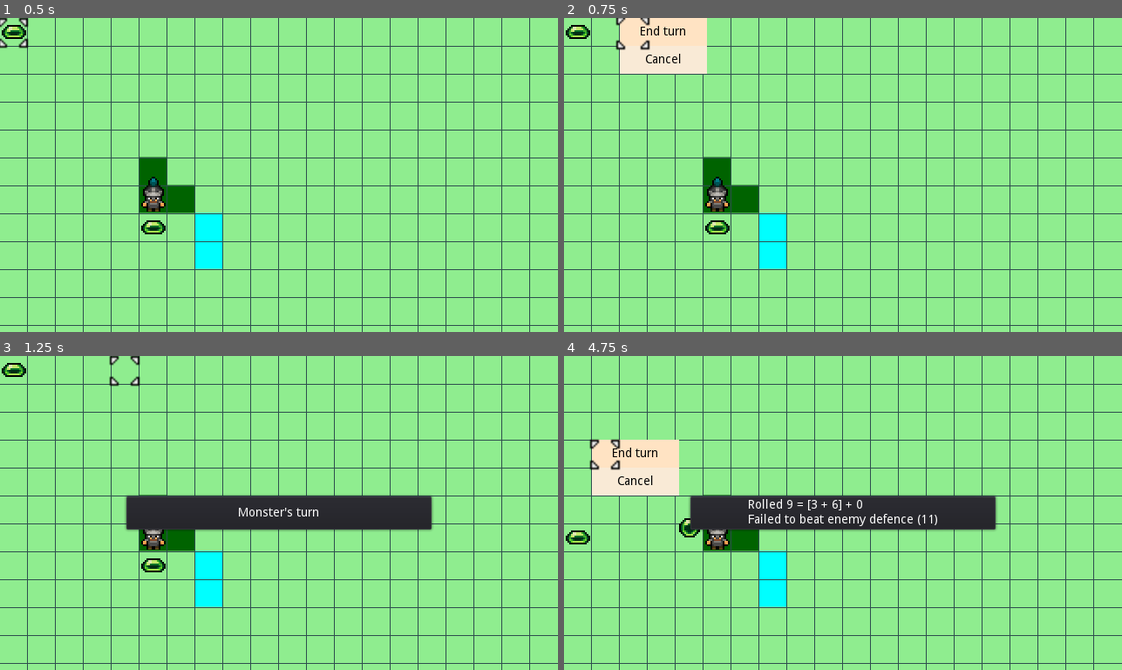
Above: before the commit, frames 1-4 (two rows, left to right).
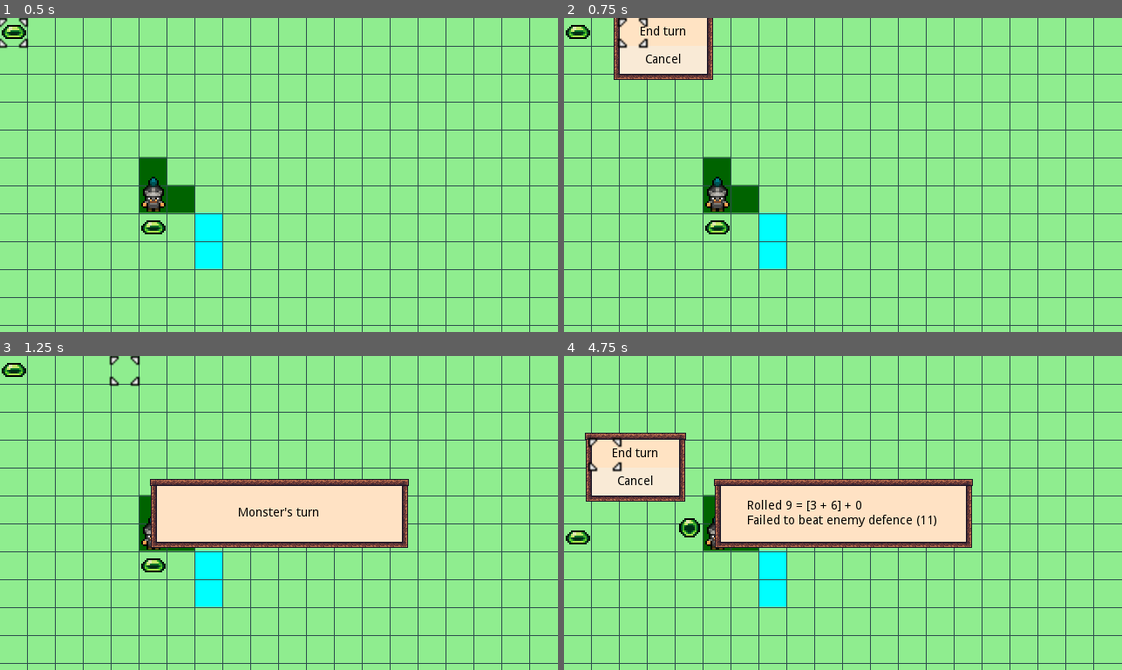
Above: after the commit, the same moments.

Repository: DaveRendell/gridcursor
Game: Godot game, scene res://src/battle/Battle.tscn
Same seed, same stepped clock (60 frames per second), same inputs: the game is played once before the commit and once after it.
Inputs (mouse positions are in pixels of both pictures, inside the frame that each line leads up to):
- Up to frame 1 (0.5 s): no input
- Up to frame 2 (0.75 s): tap Enter (ui_accept) at 0.5 s; move the mouse to (965, 159) at 0.52 s; hold Right (ui_right) from 0.53 s (still down); click (965, 159) at 0.67 s
- Up to frame 3 (1.25 s): keep holding Right (ui_right); tap Enter (ui_accept) at 0.77 s
- Up to frame 4 (4.75 s): move the mouse to (731, 528) at 1.27 s; release Right (ui_right) at 1.28 s; hold Down (ui_down) 1.28-2.03 s; tap Enter (ui_accept) at 1.52, 3.02, 3.77, 4.52 s; move the mouse to (898, 443) at 2.02 s; hold Right (ui_right) 2.03-2.78 s; move the mouse to (815, 575) at 2.77 s; hold Up (ui_up) 2.78-3.53 s; click (815, 575) at 2.92 s; move the mouse to (1010, 560) at 3.52 s; hold Left (ui_left) from 3.53 s (still down); move the mouse to (675, 465) at 4.27 s

Frame 1 is identical in both runs. In frame 2, 0.9% of the frame differs, in the area x 8-27%, y 0-20%; in frame 3, 11%; in frame 4, 12%, in the area x 3-78%, y 24-62%.

Commit message:
Add borders to menus and popups

Diff:
--- /dev/null
+++ b/src/Panel.tscn
@@ -0,0 +1,19 @@
+[gd_scene load_steps=3 format=2]
+
+[ext_resource path="res://img/ui/GUI_1x.png" type="Texture" id=1]
+
+[sub_resource type="AtlasTexture" id=1]
+atlas = ExtResource( 1 )
+region = Rect2( 0, 56, 32, 32 )
+
+[node name="Panel" type="NinePatchRect"]
+margin_right = 208.0
+margin_bottom = 79.0
+texture = SubResource( 1 )
+draw_center = false
+patch_margin_left = 8
+patch_margin_top = 8
+patch_margin_right = 8
+patch_margin_bottom = 8
+axis_stretch_horizontal = 1
+axis_stretch_vertical = 1
--- a/src/PopupDialog.tscn
+++ b/src/PopupDialog.tscn
@@ -1,18 +1,32 @@
-[gd_scene format=2]
+[gd_scene load_steps=2 format=2]
 
-[node name="PopupDialog" type="PopupPanel"]
-margin_right = 352.0
-margin_bottom = 40.0
+[ext_resource path="res://src/Panel.tscn" type="PackedScene" id=1]
 
-[node name="CenterContainer" type="CenterContainer" parent="."]
-margin_left = 4.0
-margin_top = 4.0
-margin_right = 348.0
-margin_bottom = 36.0
+[node name="PopupDialog" type="Popup"]
+margin_right = 295.0
+margin_bottom = 78.0
 
-[node name="Label" type="Label" parent="CenterContainer"]
-margin_left = 159.0
-margin_top = 9.0
-margin_right = 184.0
-margin_bottom = 23.0
+[node name="ColorRect" type="ColorRect" parent="."]
+margin_left = 6.0
+margin_top = 6.0
+margin_right = 292.0
+margin_bottom = 74.0
+color = Color( 1, 0.89, 0.77, 1 )
+
+[node name="Panel" parent="." instance=ExtResource( 1 )]
+margin_right = 297.0
+margin_bottom = 80.0
+
+[node name="CenterContainer" type="CenterContainer" parent="Panel"]
+margin_left = 7.0
+margin_top = 7.0
+margin_right = 288.0
+margin_bottom = 72.0
+
+[node name="Label" type="Label" parent="Panel/CenterContainer"]
+margin_left = 128.0
+margin_top = 25.0
+margin_right = 153.0
+margin_bottom = 39.0
+custom_colors/font_color = Color( 0, 0, 0, 1 )
 text = "text"
--- a/src/map/Map.gd
+++ b/src/map/Map.gd
@@ -129,7 +129,7 @@
 
 func display_toast(text: String, delay: float = 1.0) -> Popup:
 	var toast = new_toast.instance()
-	toast.get_node("CenterContainer/Label").text = text
+	toast.get_node("Panel/CenterContainer/Label").text = text
 	add_child(toast)
 	toast.popup_centered()
 	var timer = get_tree().create_timer(delay)
--- a/src/menu/Menu.gd
+++ b/src/menu/Menu.gd
@@ -3,6 +3,8 @@
 class_name Menu
 
 signal option_selected
+
+var panel_border = preload("res://src/Panel.tscn")
 
 var options = [
 	MenuOption.new("option_1", "Option 1"),
@@ -42,6 +44,9 @@
 	return Vector2(width / 2, (coordinate.y + 0.5) * grid_size)
 
 func draw_grid():
+	var border = panel_border.instance()
+	border.rect_size = Vector2(width + 16, height + 16)
+	border.rect_position = Vector2(-8, -8)
 	$Background.rect_size = Vector2(width, height)
 	for i in options.size():
 		var option = options[i]
@@ -64,3 +69,4 @@
 		container.add_child(text)
 		rect.add_child(container)
 		add_child(rect)
+	add_child(border)
--- a/src/menu/Menu.tscn
+++ b/src/menu/Menu.tscn
@@ -5,6 +5,3 @@
 
 [node name="Menu" instance=ExtResource( 2 )]
 script = ExtResource( 1 )
-
-[node name="Cursor" parent="." index="1"]
-frame = 1
--- /dev/null
+++ b/src/menu/VerticalMenu.gd
@@ -0,0 +1,16 @@
+extends PopupMenu
+
+
+# Declare member variables here. Examples:
+# var a = 2
+# var b = "text"
+
+
+# Called when the node enters the scene tree for the first time.
+func _ready():
+	popup_centered()
+
+
+# Called every frame. 'delta' is the elapsed time since the previous frame.
+#func _process(delta):
+#	pass
--- /dev/null
+++ b/src/menu/VerticalMenu.tscn
@@ -0,0 +1,32 @@
+[gd_scene load_steps=5 format=2]
+
+[ext_resource path="res://img/ui/GUI_1x.png" type="Texture" id=1]
+[ext_resource path="res://src/menu/VerticalMenu.gd" type="Script" id=2]
+
+[sub_resource type="StyleBoxFlat" id=1]
+bg_color = Color( 0.94902, 0.827451, 0.737255, 1 )
+
+[sub_resource type="AtlasTexture" id=2]
+atlas = ExtResource( 1 )
+region = Rect2( 0, 56, 32, 32 )
+
+[node name="PopupMenu" type="PopupMenu"]
+margin_right = 96.0
+margin_bottom = 128.0
+custom_colors/font_color = Color( 0, 0, 0, 1 )
+custom_styles/panel = SubResource( 1 )
+items = [ "Item 0", null, 0, false, false, 0, 0, null, "", false, "Item 1", null, 0, false, false, 1, 0, null, "", false, "Item 2", null, 0, false, false, 2, 0, null, "", false, "Item 3", null, 0, false, false, 3, 0, null, "", false ]
+script = ExtResource( 2 )
+
+[node name="Border" type="NinePatchRect" parent="."]
+margin_left = -8.0
+margin_top = -8.0
+margin_right = 104.0
+margin_bottom = 136.0
+texture = SubResource( 2 )
+patch_margin_left = 8
+patch_margin_top = 8
+patch_margin_right = 8
+patch_margin_bottom = 8
+axis_stretch_horizontal = 1
+axis_stretch_vertical = 1
Binary file added: img/ui/GUI_1x.png
Not shown, added: img/ui/GUI_1x.png.import
